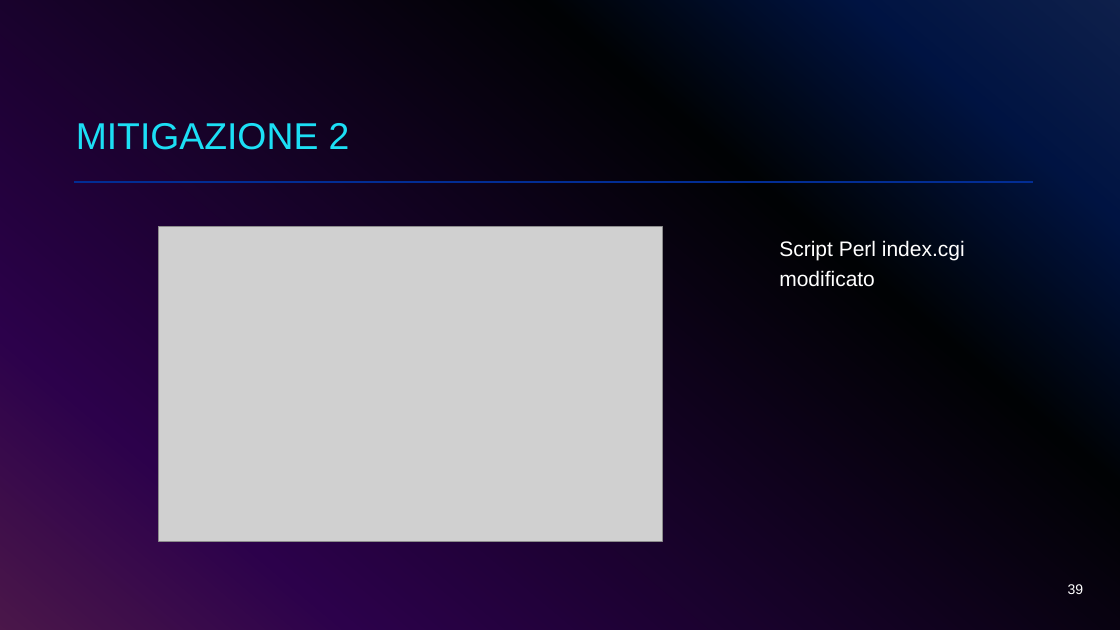
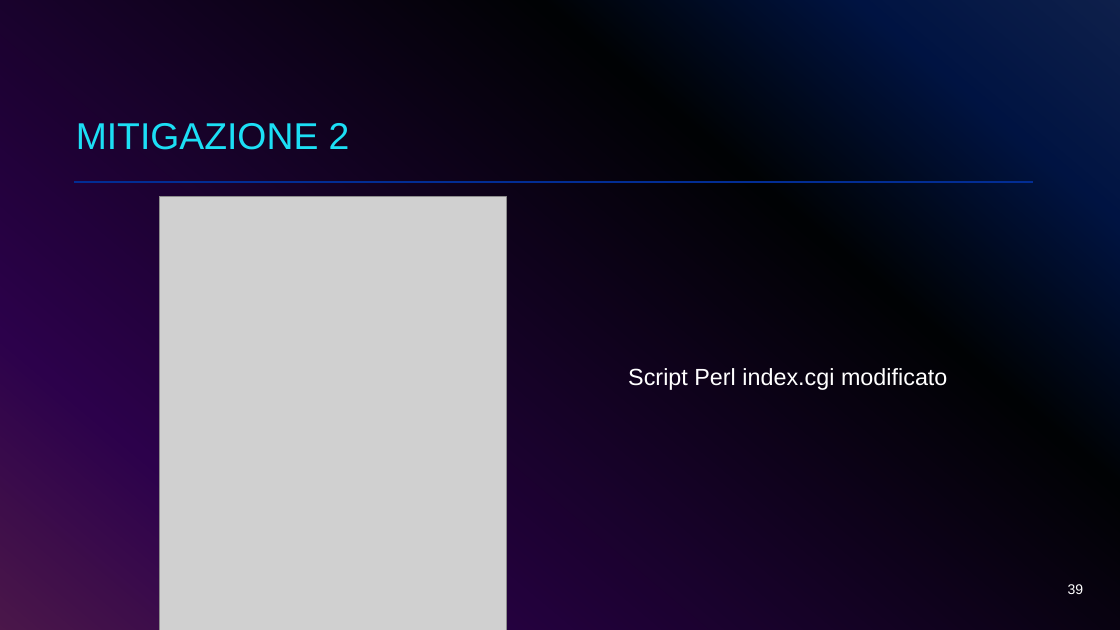
Before and after one commit to giorgiosiniscalchi/Nebula16-ITA, a slide deck: slide 39 of Presentazione Nebula16.pptx. Drawn at 1120x630 pixels with LibreOffice and Linux fonts; fonts in the diff are those of the drawing; grey boxes stand for pictures. Boxes give left, top, right and bottom in pixels: in the first picture for what was removed or moved away, otherwise in the second. Text is boxed around its words. In the diff, an @@ line names an element or a change of style, - is before the commit and + after.

```diff
--- a/Presentazione Nebula16.pptx
+++ b/Presentazione Nebula16.pptx
@@ picture: place and size @@
-picture at (159,227,662,542)
+picture at (160,196,507,630)
@@ text "Script Perl index.cgi modificato": place and size @@
-text "Script Perl index.cgi modificato" at (779,240,965,287)
+text "Script Perl index.cgi modificato" at (628,368,947,390)
@@ text "Script Perl index.cgi modificato" at (628,368,947,390): size 18 to 20 pt; alignment left to justified @@
```
Also in this commit, not shown: 12 other slides changed.
